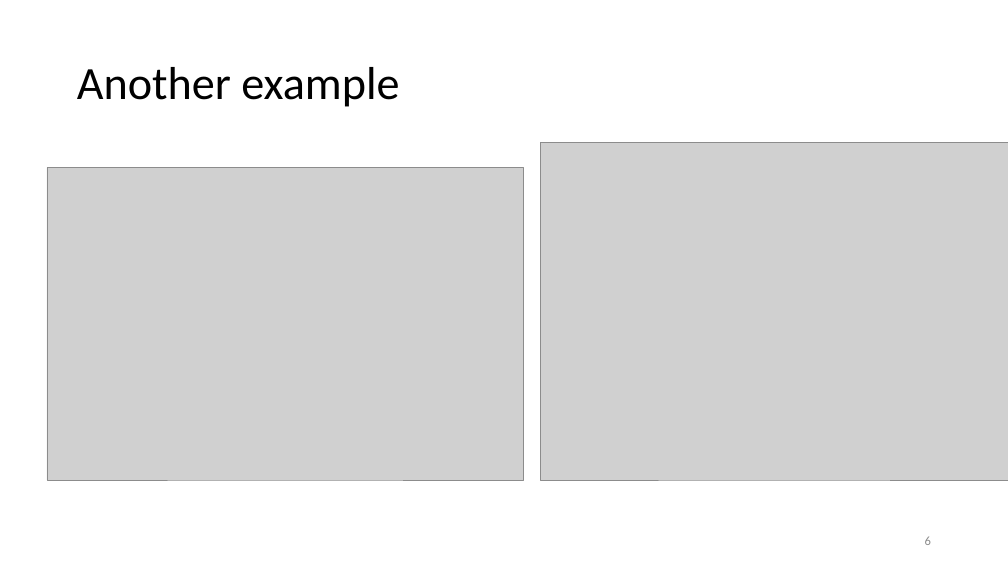
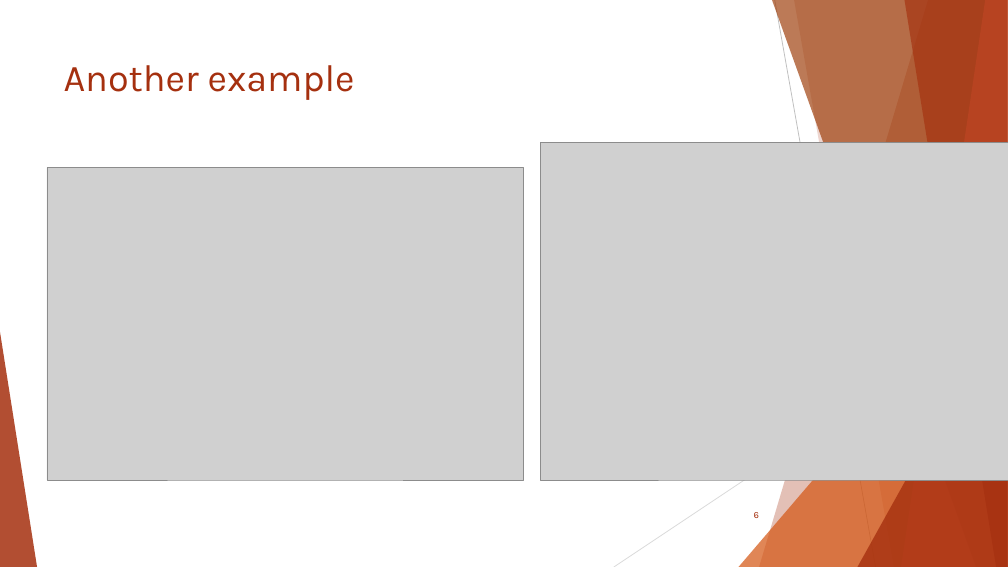
Before and after one commit to sajinshivdas/Digital-Forensics-Lab, a slide deck: slide 6 of Basic_Computer_Skills_for_Forensics/4_Advanced_linux_command_line.pptx. Drawn at 1008x567 pixels with LibreOffice and Linux fonts; fonts in the diff are those of the drawing; grey boxes stand for pictures; background and template pictures are left out. Boxes give left, top, right and bottom in pixels: in the first picture for what was removed or moved away, otherwise in the second. Text is boxed around its words. In the diff, an @@ line names an element or a change of style, - is before the commit and + after.

```diff
--- a/Basic_Computer_Skills_for_Forensics/4_Advanced_linux_command_line.pptx
+++ b/Basic_Computer_Skills_for_Forensics/4_Advanced_linux_command_line.pptx
@@ title "Another example": place and size @@
-title "Another example" at bbox=[77, 67, 399, 107]
+title "Another example" at bbox=[64, 65, 355, 100]
@@ title "Another example" at bbox=[64, 65, 355, 100]: size 44 to 36 pt, font Calibri to Karla, text colour #000000 to #A5300F; line spacing 0.9 to 1; vertical alignment middle to top @@
@@ group added at bbox=[0, 0, 1008, 567]: 5 freeform shapes, 3 triangles, 2 lines @@
@@ page number: place and size @@
-page number at bbox=[925, 536, 931, 545]
+page number at bbox=[754, 512, 759, 518]
@@ page number at bbox=[754, 512, 759, 518]: size 12 to 9 pt, font Calibri to Karla, text colour #8C8C8C to #A5300F @@
```
Also in this commit, not shown: 31 other slides changed.
